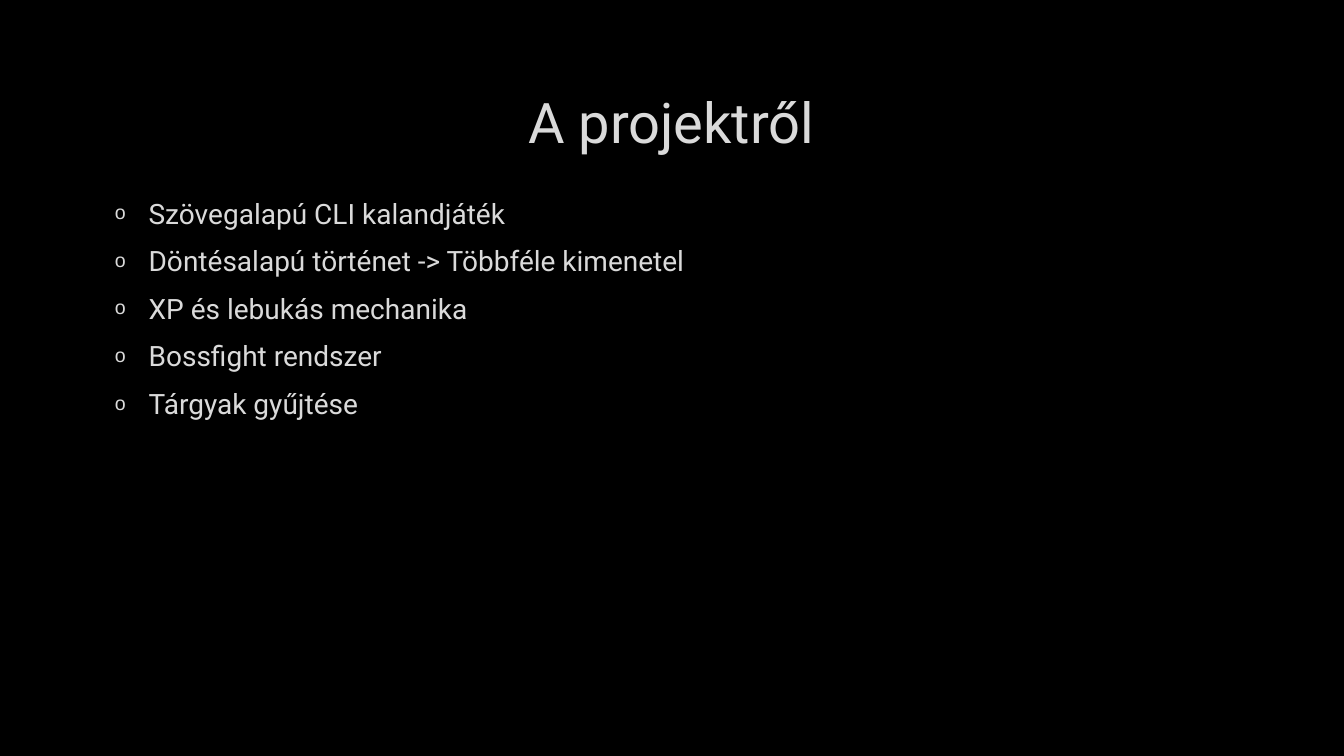
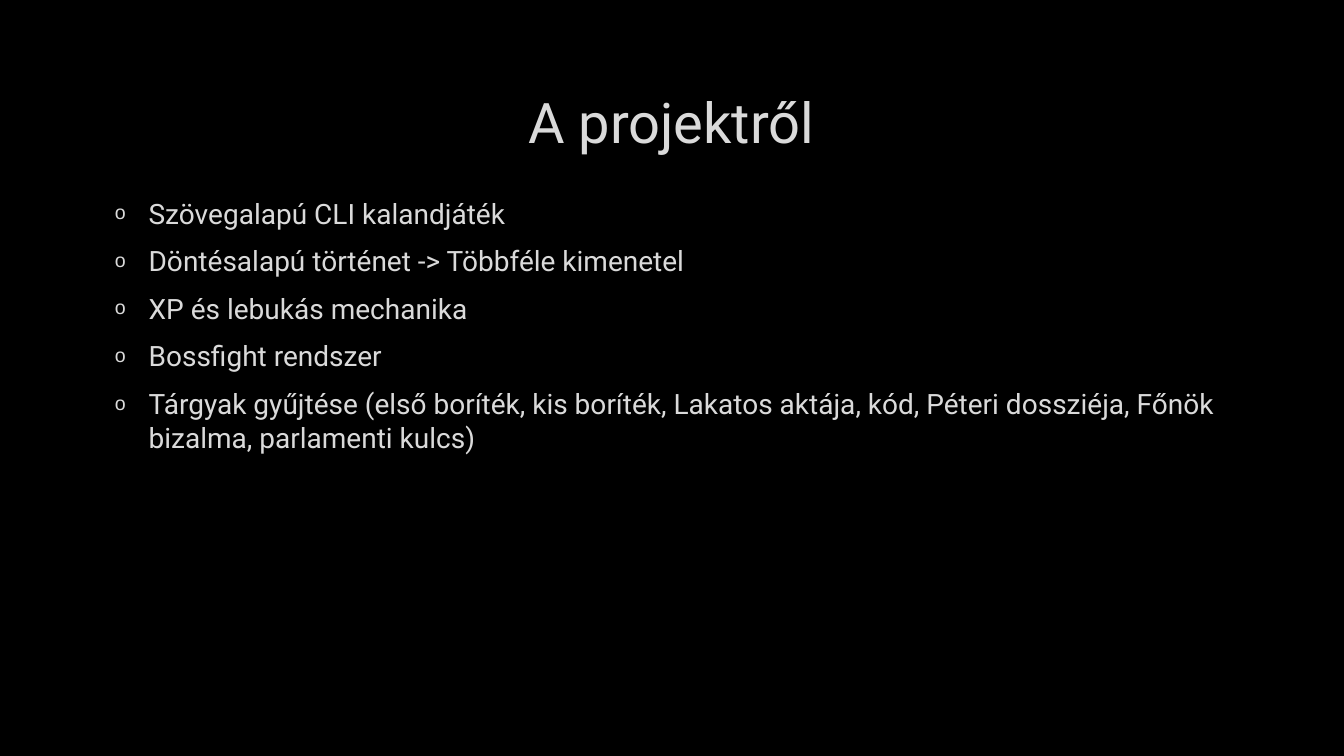
Before and after one commit to djkzea/java, a slide deck: slide 2 of projektmunka.pptx. Drawn at 1344x756 pixels with LibreOffice and Linux fonts; fonts in the diff are those of the drawing; background and template pictures are left out. Boxes give left, top, right and bottom in pixels: in the first picture for what was removed or moved away, otherwise in the second. Text is boxed around its words. In the diff, an @@ line names an element or a change of style, - is before the commit and + after.

```diff
--- a/projektmunka.pptx
+++ b/projektmunka.pptx
@@ text at (149, 392, 1214, 454): text changed @@
-o Tárgyak gyűjtése
+o Tárgyak gyűjtése (első boríték, kis boríték, Lakatos aktája, kód, Péteri dossziéja, Főnök bizalma, parlamenti kulcs)
```
